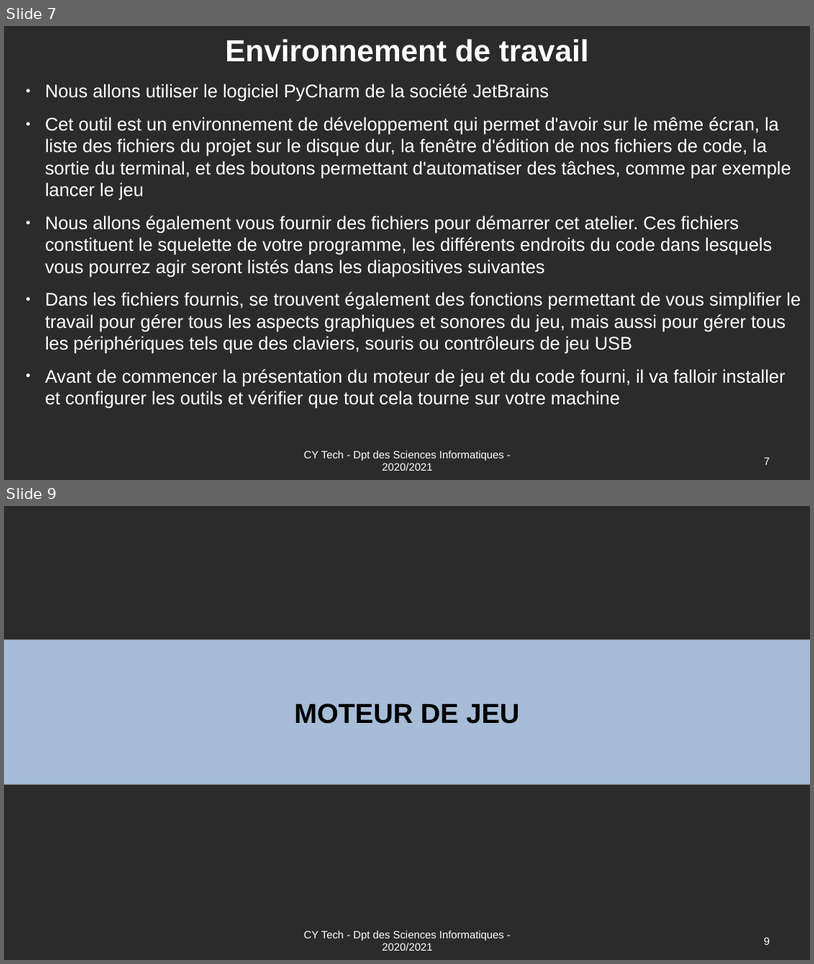
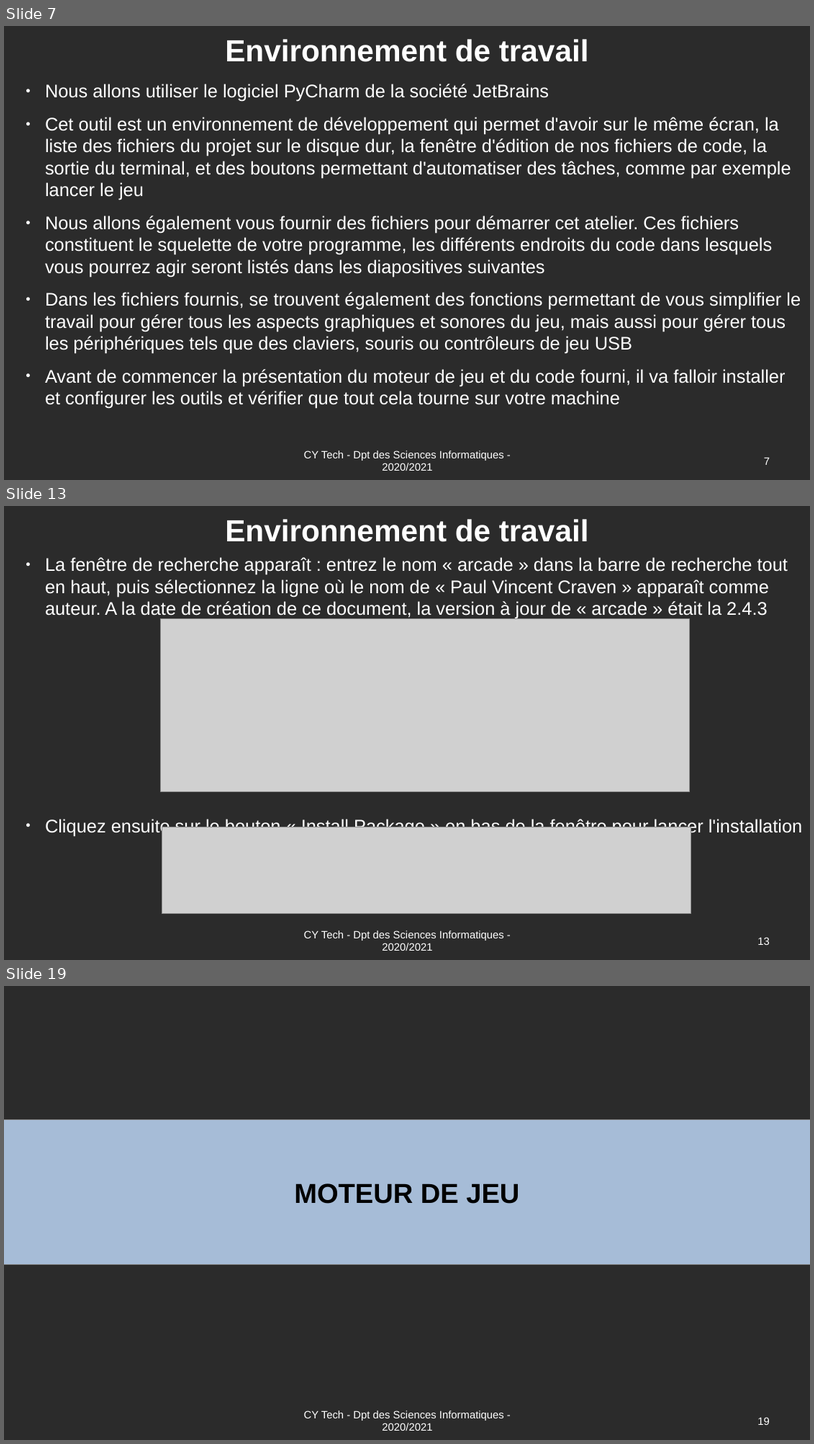
Before and after one commit to Romuald78/pyArcade, a slide deck: doc/UE_Libre_Jeu_Arcade_Documentation.odp. Shown one above the other, each under a label of ours: slides 7 and 9 before the commit, slides 7, 13 and 19 after it; the slides between them are not shown. The pictures are 814x964 and 814x1444 pixels, drawn with LibreOffice and Linux fonts; fonts in the diff are those of the drawing; grey boxes stand for pictures; background and template pictures are left out; a plain dark background stands for a picture behind light text. Boxes give left, top, right and bottom in pixels: in the first picture for what was removed or moved away, otherwise in the second. Text is boxed around its words. In the diff, an @@ line names an element or a change of style, - is before the commit and + after.

```diff
--- a/doc/UE_Libre_Jeu_Arcade_Documentation.odp
+++ b/doc/UE_Libre_Jeu_Arcade_Documentation.odp
@@ slide 13 added at [4, 506, 810, 960], background picture (left out) @@
@@ title added at [225, 519, 589, 542], 40 pt, text #FFFFFF, bold @@
+Environnement de travail
@@ text added at [45, 557, 802, 836], 24 pt, text #FFFFFF @@
+● La fenêtre de recherche apparaît : entrez le nom « arcade » dans la barre de recherche tout en haut, puis sélectionnez la ligne où le nom de « Paul Vincent Craven » apparaît comme auteur. A la date de création de ce document, la version à jour de « arcade » était la 2.4.3
+● Cliquez ensuite sur le bouton « Install Package » en bas de la fenêtre pour lancer l'installation
@@ picture added at [160, 619, 689, 792] @@
@@ picture added at [162, 827, 691, 913] @@
@@ text added at [304, 930, 504, 950], 14 pt, text #FFFFFF @@
+CY Tech - Dpt des Sciences Informatiques - 2020/2021
@@ page number added at [758, 937, 769, 944], 14 pt, text #FFFFFF @@
+13
@@ what was slide 9 is now slide 19 @@
@@ page number at [758, 1417, 769, 1424]: text changed @@
-9
+19
```
Also in this commit, not shown: 4 slides changed, 9 other slides added, 1 other file.
